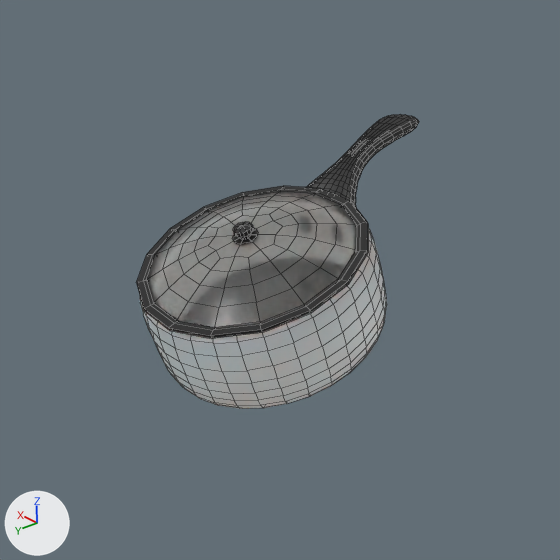
Before and after pictures for a commit that changed the Blender file shapeshifting_pots/pots.blend.
Before and after are seen from the file's camera 'Camera'. The lights are fixed; the arrows at lower left show +X, +Y and +Z. Both versions are drawn at full value of the shape key 'top_3' of 'Top'; the numbers are the values there. Mesh edges are drawn as thin lines.

Names of what the first picture shows: 'Pot', 'Top'.
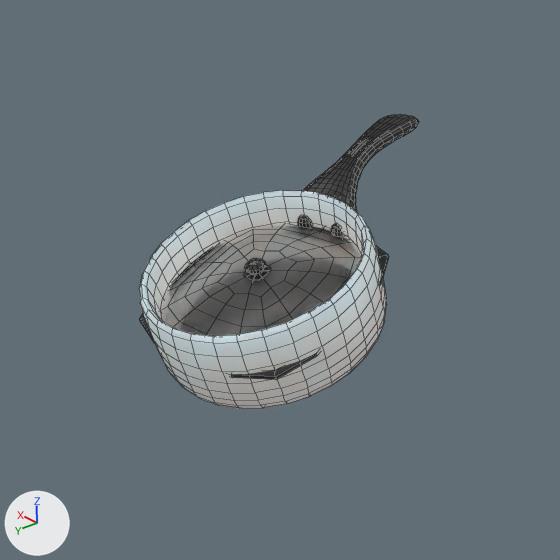
What differs and where, as boxes [x1, y1, x2, y2] in the pictures (560 x 560 px; the box of a moved part takes in the faces that stretch with it):
'Top', reshaped (8% wider)
    before: [136, 186, 368, 339]
    after: [139, 224, 389, 380]
part 1 of me_circle_001, moved or reshaped
    before: [233, 222, 253, 239]
    after: [245, 258, 266, 275]
part 2 of me_circle_001, moved or reshaped
    before: [136, 186, 368, 339]
    after: [139, 224, 389, 380]

The edits, one by one:
me_circle_001 is used by ob_top; parent ob_empty; location (0.0, 0.0, 0.0).
me_circle_001 had 454 vertices, 448 faces and spanned x -0.91..0.91, y -0.91..0.91, z 0.68..1.01.
me_circle_001 now has 454 vertices, 448 faces and spans x -0.86..0.86, y -0.86..0.86, z 0.33..0.66.
me_circle_001 part 1: the loose piece of 98 vertices spanning x -0.08..0.08, y -0.08..0.08, z 0.91..1.01 is moved by (0.0, 0.0, -0.35).
me_circle_001 part 2: 322 of 454 vertices moved; they spanned x -0.91..0.91, y -0.91..0.91, z 0.68..0.93 and now span x -0.86..0.86, y -0.86..0.86, z 0.33..0.58; mean shift (0.0, 0.0, -0.35); largest move (0.64, -0.64, 0.76) -> (0.72, -0.72, 0.41).
